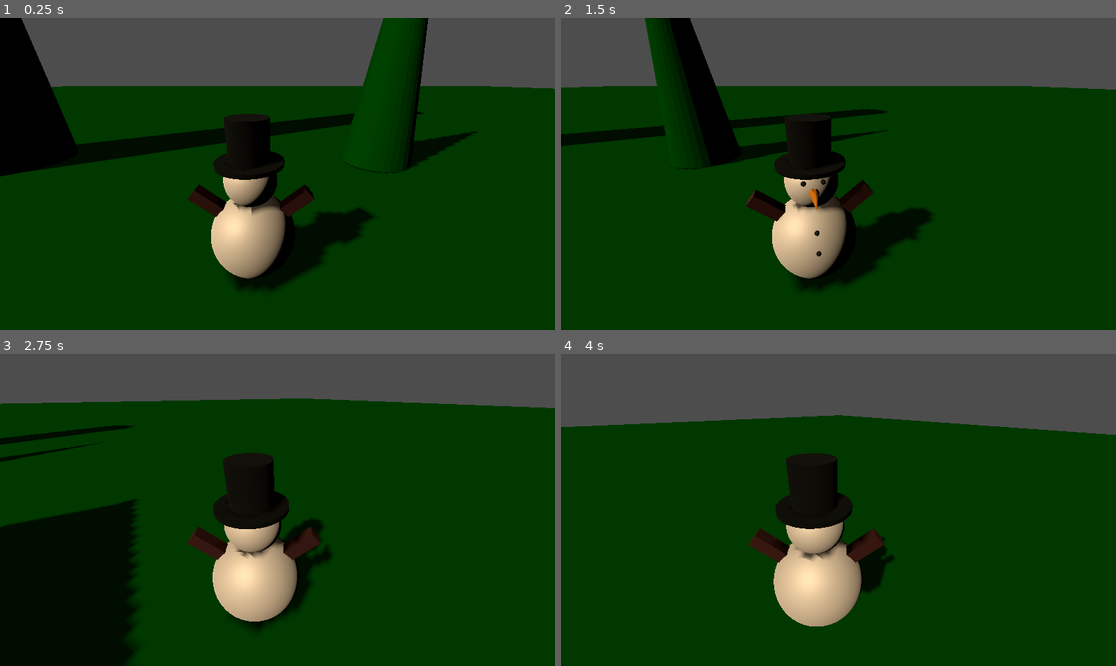
Above: before the commit, frames 1-4 (two rows, left to right).
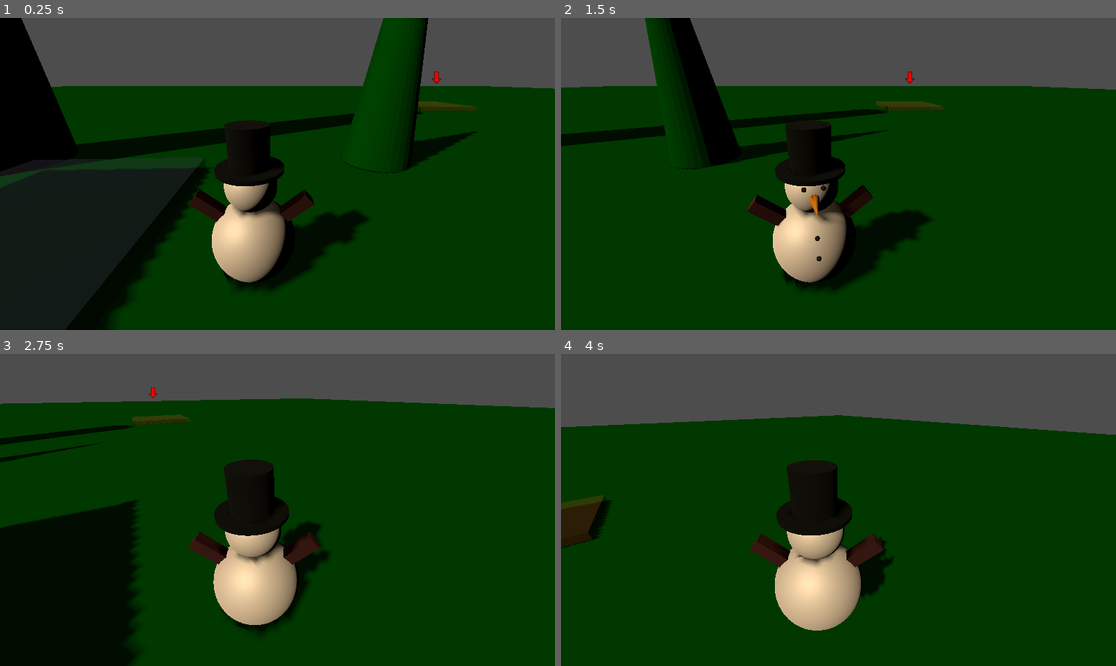
Above: after the commit, the same moments.

Repository: ThannooDhanan/3D-Game
Game: Godot game, scene res://Starting_Scene.tscn
Same seed, same stepped clock (60 frames per second), same inputs: the game is played once before the commit and once after it.
Inputs (mouse positions are in pixels of both pictures, inside the frame that each line leads up to):
- Up to frame 1 (0.25 s): no input
- Up to frame 2 (1.5 s): tap Enter at 0.5 s; move the mouse to (960, 158) at 0.52 s; hold Right (Right) 0.53-1.28 s; hold X (Dig, bound only after the commit) 0.53-1.28 s; tap Space (jump) at 0.77 s; move the mouse to (727, 189) at 1.27 s; hold Down (Backward) from 1.28 s (still down); click (727, 189) at 1.35 s
- Up to frame 3 (2.75 s): tap Space (jump) at 1.52 s; tap X (Dig, bound only after the commit) at 1.55 s; move the mouse to (288, 503) at 2.02 s; release Down (Backward) at 2.03 s; hold W (Forward) from 2.03 s (still down); hold X (Dig, bound only after the commit) from 2.03 s (still down)
- Up to frame 4 (4 s): keep holding W (Forward); move the mouse to (832, 516) at 2.77 s; release X (Dig, bound only after the commit) at 2.78 s; tap X (Dig, bound only after the commit) at 2.85, 3.8 s; tap Space (jump) at 3.02, 3.77 s; move the mouse to (877, 513) at 3.52 s; press the mouse at (877, 513) at 3.53 s

The runs differ from the first frame. In frame 1, 17% of the frame differs, in the area x 0-86%, y 17-100%; in frame 2, 2.2%; in frame 3, 2.1%; in frame 4, 2.9%.

Commit message:
Digging Applied
Character can now "dig" for treasure.

Diff:
--- /dev/null
+++ b/Materials/home_point.tres
@@ -0,0 +1,5 @@
+[gd_resource type="StandardMaterial3D" format=3 uid="uid://dw2q727oh5sog"]
+
+[resource]
+transparency = 4
+albedo_color = Color(0.21176471, 0.27450982, 0.45490196, 0.32941177)
--- /dev/null
+++ b/Materials/point_of_interest.tres
@@ -0,0 +1,5 @@
+[gd_resource type="StandardMaterial3D" format=3 uid="uid://t3yma0weqa0d"]
+
+[resource]
+transparency = 4
+albedo_color = Color(0.5882353, 0.29411766, 0, 0.32941177)
--- /dev/null
+++ b/Scripts/Waypoint.gd
@@ -0,0 +1,20 @@
+extends Area3D
+class_name DigSpot
+
+@onready var pointerArrow := %Arrow
+var active := false
+
+signal playerEnteredSite(digSite: Area3D, player: Node3D)
+signal playerLeftSite(player: Node3D)
+
+func _ready() -> void:
+	if !active:
+		pointerArrow.visible = false
+
+func _on_body_entered(body: Node3D) -> void:
+	if body is Player:
+		emit_signal("playerEnteredSite", self, body)
+
+func _on_body_exited(body: Node3D) -> void:
+	if body is Player:
+		emit_signal("playerLeftSite", body)
--- a/Scripts/mover.gd
+++ b/Scripts/player.gd
@@ -1,4 +1,13 @@
 extends CharacterBody3D
+class_name Player
+
+enum player_state {
+	IDLE,
+	MOVING,
+	SPRINTING,
+	DIGGING,
+	JUMPING
+}
 
 @export_group("Camera")
 @export_range(0.0, 1.0) var mouseSensitivity := .25
@@ -16,6 +25,14 @@
 var gravity := -30
 var camera_input_direction := Vector2.ZERO
 var last_mov_direction := Vector3.FORWARD
+var current_state = player_state.IDLE
+
+"""Digging parameters"""
+var canDig := false
+var isDigging := false
+var digTime := 0.0
+const MAX_DIG_TIME := 3.0
+signal finishedDigging
 
 func _input(event):
 	if (event.is_action_pressed("left_click")):
@@ -31,6 +48,27 @@
 		camera_input_direction = event.screen_relative * mouseSensitivity
 
 func _physics_process(delta):
+
+	rotateCamera(delta)
+	if current_state != player_state.DIGGING:
+		movePlayer(delta)
+
+	if canDig and Input.is_action_pressed("Dig"):
+		current_state = player_state.DIGGING
+		holdDigAction(delta)
+	elif current_state == player_state.DIGGING:
+		resetAfterDigging(true)
+
+
+func rotateCamera(delta: float):
+	"""Camera rotation via mouse motion"""
+	cameraPivot.rotation.x += camera_input_direction.y * delta
+	cameraPivot.rotation.x = clamp(cameraPivot.rotation.x, -PI/6.0, PI/3.0)
+	cameraPivot.rotation.y -= camera_input_direction.x * delta
+
+	camera_input_direction = Vector2.ZERO
+
+func movePlayer(delta: float):
 	"""Setup for player movement"""
 	var direction := Vector2.ZERO
 	direction = Input.get_vector("Left","Right","Forward","Backward")
@@ -39,13 +77,6 @@
 	var verticalVelocity := velocity.y
 	velocity.y = 0
 	var move_direction : Vector3 = forward * direction.y + right * direction.x
-
-	"""Camera rotation via mouse motion"""
-	cameraPivot.rotation.x += camera_input_direction.y * delta
-	cameraPivot.rotation.x = clamp(cameraPivot.rotation.x, -PI/6.0, PI/3.0)
-	cameraPivot.rotation.y -= camera_input_direction.x * delta
-
-	camera_input_direction = Vector2.ZERO
 
 	"""Moves player"""
 	move_direction.y = 0.0
@@ -64,3 +95,22 @@
 		last_mov_direction = move_direction
 	var target_angle :=  Vector3.FORWARD.signed_angle_to(last_mov_direction, Vector3.UP)
 	player_skin.global_rotation.y = lerp_angle(player_skin.rotation.y, target_angle, rotationSpeed * delta)
+
+func holdDigAction(delta: float):
+	if Input.is_action_pressed("Dig"):
+		#remove any velocity in the player when digging
+		velocity = Vector3.ZERO
+		digTime += delta
+
+		if digTime >= MAX_DIG_TIME:
+			print("finished Digging!")
+			resetAfterDigging(false)
+			emit_signal("finishedDigging")
+	elif digTime > 0:
+		print("Digging canceled, progress lost")
+		resetAfterDigging(true)
+
+func resetAfterDigging(canceled: bool):
+	current_state = player_state.IDLE
+	canDig = canceled
+	digTime = 0.0
--- /dev/null
+++ b/Scripts/waypoint_and_home.gd
@@ -0,0 +1,29 @@
+extends Node3D
+
+@onready var dig_spots := %Checkpoints
+@onready var home := %Home
+
+# Called when the node enters the scene tree for the first time.
+func _ready() -> void:
+	var randomPoint = randi_range(1, len(dig_spots.get_children())) - 1
+	var activeWaypoint : DigSpot = dig_spots.get_child(randomPoint)
+	for waypoint in dig_spots.get_children():
+		waypoint.playerEnteredSite.connect(playerInPoint)
+		waypoint.playerLeftSite.connect(playerLeftPoint)
+		if waypoint != activeWaypoint:
+			waypoint.active = false
+			waypoint.visible = false
+	activeWaypoint.active = true
+	activeWaypoint.pointerArrow.visible = true
+
+
+func playerInPoint(digSite: Area3D, player: Node3D) -> void:
+	if player is Player and digSite.active:
+		player.canDig = true
+		#wait for the player to finish digging then deactivate digSite
+		#make home the new active point
+		print("Player " + player.name + " in " + digSite.name)
+
+func playerLeftPoint(player: Node3D):
+	if player is Player:
+		player.canDig = false
--- a/Starting_Scene.tscn
+++ b/Starting_Scene.tscn
@@ -1,12 +1,15 @@
-[gd_scene load_steps=13 format=3 uid="uid://bgtgpb3jxkm56"]
+[gd_scene load_steps=15 format=3 uid="uid://bgtgpb3jxkm56"]
 
 [ext_resource type="Material" uid="uid://dy2vo6xbu52ky" path="res://Materials/ground.tres" id="1_4e0oo"]
 [ext_resource type="PackedScene" uid="uid://d2w684tflowaa" path="res://snowman.tscn" id="1_g45l7"]
 [ext_resource type="ArrayMesh" uid="uid://doapevvd5fwf2" path="res://Objects/carrot.obj" id="3_b4p0v"]
 [ext_resource type="Material" uid="uid://ckm4aknro6eh1" path="res://Materials/carrot.tres" id="4_t3ix3"]
 [ext_resource type="Material" uid="uid://cp8ddjlkjemya" path="res://Materials/Snowman_arm.tres" id="5_y1wb8"]
+[ext_resource type="PackedScene" uid="uid://dw4agfysx3wke" path="res://waypoint_and_return.tscn" id="6_t3ix3"]
 
 [sub_resource type="QuadMesh" id="QuadMesh_e4ond"]
+
+[sub_resource type="PhysicsMaterial" id="PhysicsMaterial_b4p0v"]
 
 [sub_resource type="ConcavePolygonShape3D" id="ConcavePolygonShape3D_t3ix3"]
 data = PackedVector3Array(0.5, -0.5, 0, -0.5, -0.5, 0, 0.5, 0.5, 0, -0.5, -0.5, 0, -0.5, 0.5, 0, 0.5, 0.5, 0)
@@ -30,6 +33,7 @@
 surface_material_override/0 = ExtResource("1_4e0oo")
 
 [node name="StaticBody3D2" type="StaticBody3D" parent="MeshInstance3D"]
+physics_material_override = SubResource("PhysicsMaterial_b4p0v")
 
 [node name="CollisionShape3D" type="CollisionShape3D" parent="MeshInstance3D/StaticBody3D2"]
 shape = SubResource("ConcavePolygonShape3D_t3ix3")
@@ -97,4 +101,8 @@
 [node name="CollisionShape3D" type="CollisionShape3D" parent="environ/pine4/StaticBody3D"]
 shape = SubResource("BoxShape3D_b4p0v")
 
+[node name="WaypointAndReturn" parent="." instance=ExtResource("6_t3ix3")]
+transform = Transform3D(-0.041718695, 0, 0.9991294, 0, 1, 0, -0.9991294, 0, -0.041718695, -2.5750403, 0, -0.45673704)
+
 [editable path="Snowman"]
+[editable path="WaypointAndReturn"]
--- /dev/null
+++ b/point_of_interest.tscn
@@ -0,0 +1,37 @@
+[gd_scene load_steps=7 format=3 uid="uid://l4412yq7568"]
+
+[ext_resource type="Script" uid="uid://3nq6a431s4v3" path="res://Scripts/Waypoint.gd" id="1_dsmrs"]
+[ext_resource type="Material" uid="uid://t3yma0weqa0d" path="res://Materials/point_of_interest.tres" id="1_you40"]
+[ext_resource type="Texture2D" uid="uid://c5wno254pwfkk" path="res://picture/Arrow.png" id="2_dsmrs"]
+
+[sub_resource type="BoxShape3D" id="BoxShape3D_bmrny"]
+size = Vector3(3, 0.2, 3)
+
+[sub_resource type="BoxMesh" id="BoxMesh_yev1m"]
+
+[sub_resource type="ShaderMaterial" id="ShaderMaterial_bmrny"]
+
+[node name="DigSpot" type="Area3D"]
+script = ExtResource("1_dsmrs")
+
+[node name="CollisionShape3D" type="CollisionShape3D" parent="."]
+transform = Transform3D(1, 0, 0, 0, 1, 0, 0, 0, 1, 0, 0.099999994, 0)
+shape = SubResource("BoxShape3D_bmrny")
+
+[node name="MeshInstance3D" type="MeshInstance3D" parent="."]
+transform = Transform3D(3, 0, 0, 0, 0.2, 0, 0, 0, 3, 0, 0.099999994, 0)
+mesh = SubResource("BoxMesh_yev1m")
+skeleton = NodePath("../../..")
+surface_material_override/0 = ExtResource("1_you40")
+
+[node name="Arrow" type="Sprite3D" parent="."]
+unique_name_in_owner = true
+transform = Transform3D(-4.371139e-08, 0, -1, 0, 1, 0, 1, 0, -4.371139e-08, 0, 1.6, 0)
+material_overlay = SubResource("ShaderMaterial_bmrny")
+billboard = 1
+texture = ExtResource("2_dsmrs")
+region_enabled = true
+region_rect = Rect2(4.0653877, 0, 56.475643, 64)
+
+[connection signal="body_entered" from="." to="." method="_on_body_entered"]
+[connection signal="body_exited" from="." to="." method="_on_body_exited"]
--- a/project.godot
+++ b/project.godot
@@ -55,6 +55,11 @@
 "events": [Object(InputEventKey,"resource_local_to_scene":false,"resource_name":"","device":-1,"window_id":0,"alt_press …(191 unchanged characters)…
 ]
 }
+Dig={
+"deadzone": 0.2,
+"events": [Object(InputEventKey,"resource_local_to_scene":false,"resource_name":"","device":-1,"window_id":0,"alt_pressed":false,"shift_pressed":false,"ctrl_pressed":false,"meta_pressed":false,"pressed":false,"keycode":0,"physical_keycode":88,"key_label":0,"unicode":120,"location":0,"echo":false,"script":null)
+]
+}
 
 [physics]
 
--- a/snowman.tscn
+++ b/snowman.tscn
@@ -1,6 +1,6 @@
 [gd_scene load_steps=18 format=3 uid="uid://d2w684tflowaa"]
 
-[ext_resource type="Script" uid="uid://bdts2pfalxpxs" path="res://Scripts/mover.gd" id="1_p2611"]
+[ext_resource type="Script" uid="uid://bdts2pfalxpxs" path="res://Scripts/player.gd" id="1_p2611"]
 [ext_resource type="Material" uid="uid://cdn81ab24png" path="res://Materials/Snowman_Snow.tres" id="1_qoueb"]
 [ext_resource type="Material" uid="uid://cp8ddjlkjemya" path="res://Materials/Snowman_arm.tres" id="2_1pmes"]
 [ext_resource type="Material" uid="uid://d8xwkh2jmqux" path="res://Materials/Black_Felt.tres" id="3_jjtob"]
@@ -36,6 +36,7 @@
 unique_name_in_owner = true
 
 [node name="eyes" type="Node3D" parent="SnowmanSkin"]
+transform = Transform3D(1, 0, 0, 0, 1, 0, 0, 0, 1, 0, -0.045853794, 0)
 
 [node name="eye1" type="MeshInstance3D" parent="SnowmanSkin/eyes"]
 transform = Transform3D(0.035, 0, 0, 0, 0.035, 0, 0, 0, 0.035, 0.065, 0.97, -0.185)
@@ -48,31 +49,31 @@
 surface_material_override/0 = ExtResource("6_6cxhj")
 
 [node name="Bottom" type="MeshInstance3D" parent="SnowmanSkin"]
-transform = Transform3D(0.7, 0, 0, 0, 0.7, 0, 0, 0, 0.7, 0, 0.4, 0)
+transform = Transform3D(0.7, 0, 0, 0, 0.7, 0, 0, 0, 0.7, 0, 0.3541462, 0)
 mesh = SubResource("SphereMesh_4w5jw")
 skeleton = NodePath("../..")
 surface_material_override/0 = ExtResource("1_qoueb")
 
 [node name="Top" type="MeshInstance3D" parent="SnowmanSkin"]
-transform = Transform3D(0.4, 0, 0, 0, 0.4, 0, 0, 0, 0.4, 0, 0.9, 0)
+transform = Transform3D(0.4, 0, 0, 0, 0.4, 0, 0, 0, 0.4, 0, 0.8541462, 0)
 mesh = SubResource("SphereMesh_ynyh5")
 skeleton = NodePath("../..")
 surface_material_override/0 = ExtResource("1_qoueb")
 
 [node name="Arm_right" type="MeshInstance3D" parent="SnowmanSkin"]
-transform = Transform3D(0.306418, -0.0642788, 0, 0.257115, 0.0766044, 0, 0, 0, 0.1, 0.294711, 0.671536, 0)
+transform = Transform3D(0.306418, -0.0642788, 0, 0.257115, 0.0766044, 0, 0, 0, 0.1, 0.294711, 0.62568223, 0)
 mesh = SubResource("BoxMesh_qvh45")
 skeleton = NodePath("../..")
 surface_material_override/0 = ExtResource("2_1pmes")
 
 [node name="Arm_left" type="MeshInstance3D" parent="SnowmanSkin"]
-transform = Transform3D(0.306418, 0.0642788, 0, -0.257115, 0.0766044, 0, 0, 0, 0.1, -0.295, 0.672, 0)
+transform = Transform3D(0.306418, 0.0642788, 0, -0.257115, 0.0766044, 0, 0, 0, 0.1, -0.295, 0.6261462, 0)
 mesh = SubResource("BoxMesh_8d6hk")
 skeleton = NodePath("../..")
 surface_material_override/0 = ExtResource("2_1pmes")
 
 [node name="Hat" type="Node3D" parent="SnowmanSkin"]
-transform = Transform3D(1, 0, 0, 0, 1, 0, 0, 0, 1, 0, -0.0373874, 0)
+transform = Transform3D(1, 0, 0, 0, 1, 0, 0, 0, 1, 0, -0.083241194, 0)
 
 [node name="Rim" type="MeshInstance3D" parent="SnowmanSkin/Hat"]
 transform = Transform3D(0.5, 0, 0, 0, 0.015, 0, 0, 0, 0.5, 0, 1.08, 0)
@@ -85,12 +86,13 @@
 surface_material_override/0 = ExtResource("3_jjtob")
 
 [node name="carrot" type="MeshInstance3D" parent="SnowmanSkin"]
-transform = Transform3D(0.1, 0, 0, 0, -4.37114e-09, 0.1, 0, -0.1, -4.37114e-09, 0, 0.9, -0.195432)
+transform = Transform3D(0.1, 0, 0, 0, -4.37114e-09, 0.1, 0, -0.1, -4.37114e-09, 0, 0.8541462, -0.195432)
 mesh = ExtResource("4_jgw4j")
 skeleton = NodePath("../..")
 surface_material_override/0 = ExtResource("5_clocp")
 
 [node name="buttons" type="Node3D" parent="SnowmanSkin"]
+transform = Transform3D(1, 0, 0, 0, 1, 0, 0, 0, 1, 0, -0.045853794, 0)
 
 [node name="button1" type="MeshInstance3D" parent="SnowmanSkin/buttons"]
 transform = Transform3D(0.035, 0, 0, 0, 0.035, 0, 0, 0, 0.035, 0, 0.63, -0.277)
--- /dev/null
+++ b/waypoint_and_return.tscn
@@ -0,0 +1,37 @@
+[gd_scene load_steps=6 format=3 uid="uid://dw4agfysx3wke"]
+
+[ext_resource type="Material" uid="uid://dw2q727oh5sog" path="res://Materials/home_point.tres" id="1_qhuge"]
+[ext_resource type="Script" uid="uid://bvtcgisgb2rpi" path="res://Scripts/waypoint_and_home.gd" id="1_w1vx1"]
+[ext_resource type="PackedScene" uid="uid://l4412yq7568" path="res://point_of_interest.tscn" id="2_bmrny"]
+
+[sub_resource type="BoxShape3D" id="BoxShape3D_w1vx1"]
+size = Vector3(3, 0.2, 3)
+
+[sub_resource type="BoxMesh" id="BoxMesh_tdds4"]
+
+[node name="WaypointAndReturn" type="Node3D"]
+script = ExtResource("1_w1vx1")
+
+[node name="Checkpoints" type="Node3D" parent="."]
+unique_name_in_owner = true
+
+[node name="PointOfInterest" parent="Checkpoints" instance=ExtResource("2_bmrny")]
+transform = Transform3D(1, 0, 0, 0, 1, 0, 0, 0, 1, 10, 0, 0)
+
+[node name="PointOfInterest2" parent="Checkpoints" instance=ExtResource("2_bmrny")]
+transform = Transform3D(1, 0, 0, 0, 1, 0, 0, 0, 1, 10, 0, -12)
+
+[node name="PointOfInterest3" parent="Checkpoints" instance=ExtResource("2_bmrny")]
+transform = Transform3D(1, 0, 0, 0, 1, 0, 0, 0, 1, 10, 0, 12)
+
+[node name="Home" type="Area3D" parent="."]
+unique_name_in_owner = true
+
+[node name="CollisionShape3D" type="CollisionShape3D" parent="Home"]
+transform = Transform3D(1, 0, 0, 0, 1, 0, 0, 0, 1, 0, 0.099999994, 0)
+shape = SubResource("BoxShape3D_w1vx1")
+
+[node name="MeshInstance3D" type="MeshInstance3D" parent="Home"]
+transform = Transform3D(3, 0, 0, 0, 0.2, 0, 0, 0, 3, 0, 0.1, 0)
+mesh = SubResource("BoxMesh_tdds4")
+surface_material_override/0 = ExtResource("1_qhuge")
Not shown, added: Scripts/Waypoint.gd.uid
Renamed: gravity body.gd -> Scripts/gravity body.gd
Renamed: gravity body.gd.uid -> Scripts/gravity body.gd.uid
Renamed: Scripts/mover.gd.uid -> Scripts/player.gd.uid
Not shown, added: Scripts/waypoint_and_home.gd.uid
Binary file added: picture/Arrow.png
Not shown, added: picture/Arrow.png.import
